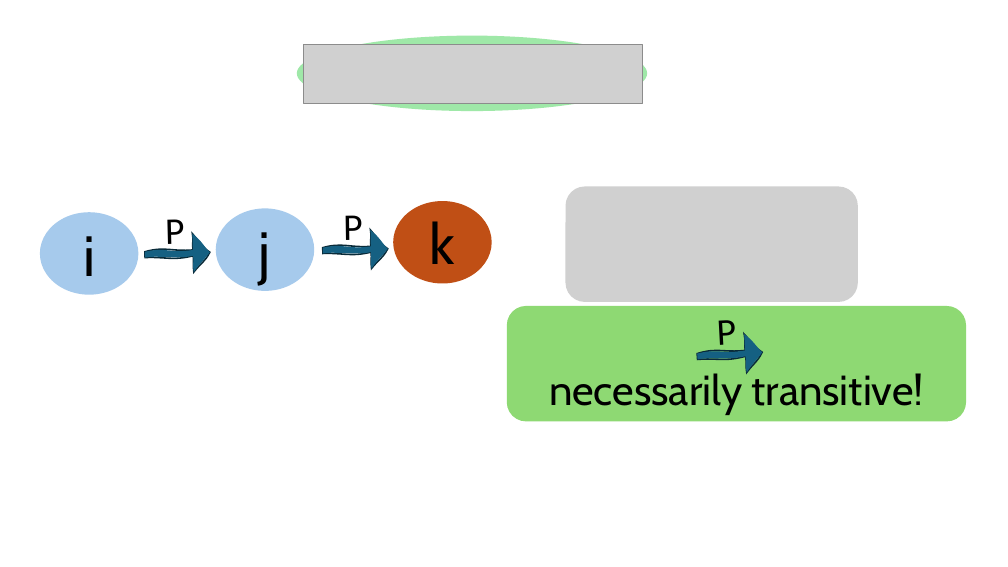
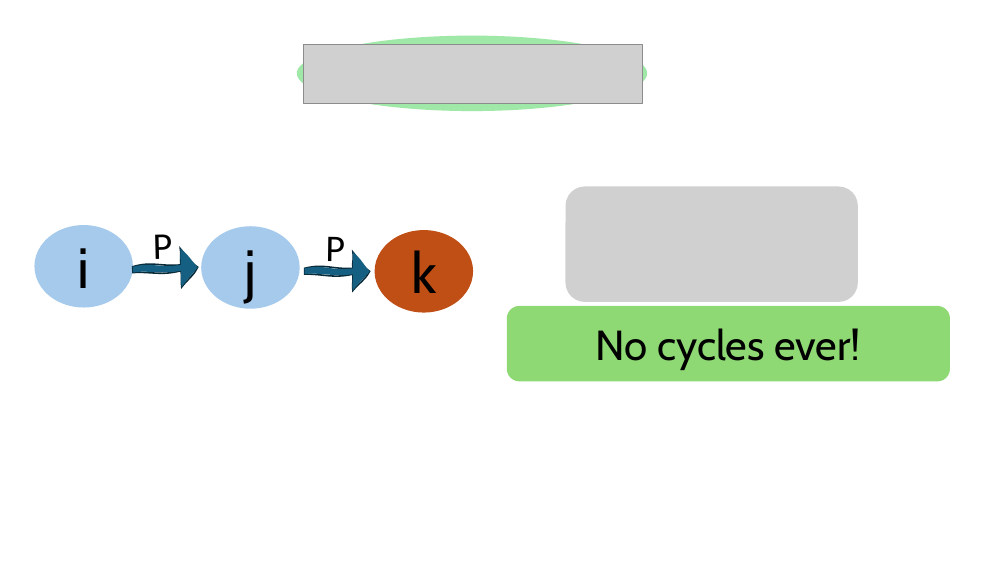
Before and after one commit to HaseebLUMS/Onyx-Presentation, a slide deck: slide 29 of tommy_hotnets_v2.pptx. Drawn at 1008x567 pixels with LibreOffice and Linux fonts; fonts in the diff are those of the drawing; grey boxes stand for pictures. Boxes give left, top, right and bottom in pixels: in the first picture for what was removed or moved away, otherwise in the second. Text is boxed around its words. In the diff, an @@ line names an element or a change of style, - is before the commit and + after.

Commit message:
updated

```diff
--- a/tommy_hotnets_v2.pptx
+++ b/tommy_hotnets_v2.pptx
@@ ellipse "i": place and size @@
-ellipse "i" at [40,212,138,295]
+ellipse "i" at [35,225,133,308]
@@ text "P": place and size @@
-text "P" at [165,219,184,254]
+text "P" at [153,234,172,269]
@@ ellipse "j": place and size @@
-ellipse "j" at [216,209,314,291]
+ellipse "j" at [201,226,299,309]
@@ text "P": place and size @@
-text "P" at [343,215,363,250]
+text "P" at [325,236,345,271]
@@ text "P" at [325,236,345,271]: rotation 359 to 0 degrees @@
@@ ellipse "k": place and size @@
-ellipse "k" at [393,201,492,284]
+ellipse "k" at [375,230,473,312]
@@ freeform shape: place and size @@
-freeform shape at [144,233,211,274]
+freeform shape at [132,248,199,289]
@@ freeform shape at [305,252,370,290]: rotation 358 to 0 degrees; outline redrawn @@
@@ rounded rectangle removed at [507,306,966,422] @@
-necessarily transitive!
@@ rounded rectangle added at [507,306,950,382], fill #8ED973, 40 pt, text #000000 @@
+No cycles ever!
@@ text removed at [717,320,736,355] @@
-P
@@ freeform shape removed at [696,333,763,376] @@
```
Also in this commit, not shown: 8 other slides changed, 1 slide added, 1 slide removed.
